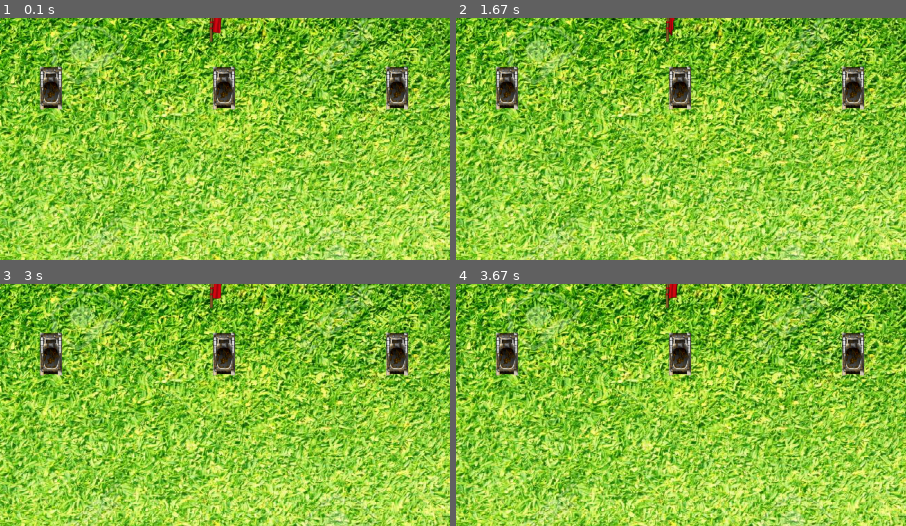
Above: before the commit, frames 1-4 (two rows, left to right).
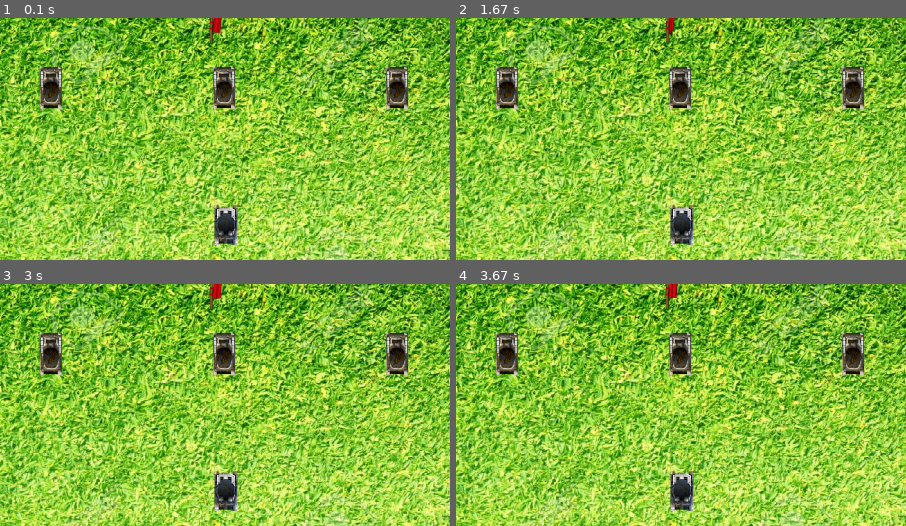
Above: after the commit, the same moments.

Repository: khanhtran-cse/ass-game-2018
Game: pygame game, started from main.py
Two runs of this game, one before a commit and one after it. Both use one fixed random seed, a clock stepped at 60 frames per second and the inputs below.
Inputs:
- Up to frame 1 (0.1 s): no input
- Up to frame 2 (1.67 s): no input
- Up to frame 3 (3 s): no input
- Up to frame 4 (3.67 s): no input
The pictures show only the part of the screen within x 27-77%, y 5-55%; the shares and areas given below are measured in that part.

The runs differ from the first frame. In frame 1, 0.8% of the frame differs, in the area x 47-53%, y 77-97%; in frame 2, 0.8%; in frame 3, 0.8%; in frame 4, 0.8%.

Commit message:
[UPDATE] basetank

Diff:
--- a/tankbase.py
+++ b/basetank.py
@@ -48,3 +48,6 @@
 
 	def perception(self):
 		pass
+
+	def update(self):
+		pass
--- a/const.py
+++ b/const.py
@@ -38,3 +38,6 @@
 BULLET_DAMAGE = 200
 
 COLOR_BLUE = '#0000FF'
+
+#player
+PLAYER_CONTROL_TANK = 3
--- a/main.py
+++ b/main.py
@@ -1,6 +1,7 @@
 from const import *
 from team import Team
 from flag import Flag
+from basetank import BaseTank
 
 def main():
 	clock = pygame.time.Clock()
@@ -22,6 +23,10 @@
 	teamAllyGroup = pygame.sprite.Group()
 	Team(teamAllyGroup,posAlly,  True)
 
+	#player
+	playerTank = BaseTank((650, 300))
+	playerTank.tank1_image()
+
 	# flag
 	posFlagEnemy = (650, 20)
 	posFlagAlly = (650, 620)
@@ -38,6 +43,11 @@
 		for event in pygame.event.get():
 			if event.type == pygame.QUIT:
 				exit = True
+			# if event.type == pygame.KEYDOWN:
+			# 	if event.key == pygame.K_A:
+
+			# 	else:
+
 		screen.blit(background, (0,0))
 
 		flagGroup.update()
@@ -45,6 +55,8 @@
 		teamEnemyGroup.draw(screen)
 		teamAllyGroup.draw(screen)
 
+		screen.blit(playerTank.image, playerTank.pos)
+
 		pygame.display.flip()
 		clock.tick(FPS)
 
--- a/team.py
+++ b/team.py
@@ -1,5 +1,5 @@
 from const import *
-from tankbase import BaseTank
+from basetank import BaseTank
 
 class Team:
 
